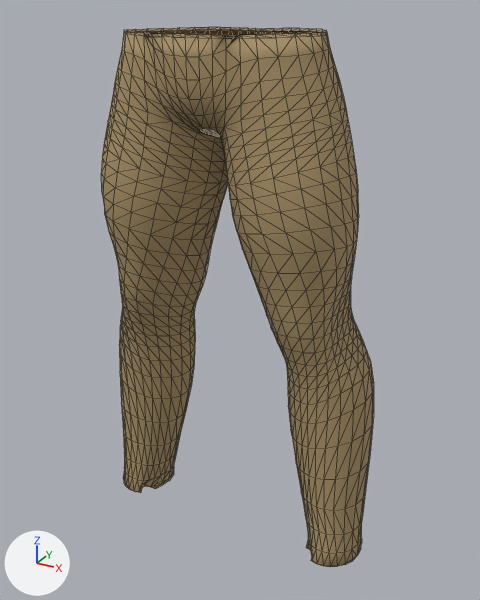
Before and after pictures for a commit that changed the glTF model client/public/assets/characters/prototype/parts/bottom_chinos_male.glb.
Rendered twice from a 50 mm lens placed at (0.515, -0.928, 1.016), pointed at (0.005, -0.002, 0.553). Lighting does not change. The marker at lower left points along +X, +Y and +Z. The first picture is the older version. Mesh edges are drawn as thin lines.

Objects in the first picture: 'AWD_W_bottom_chinos_l0'.
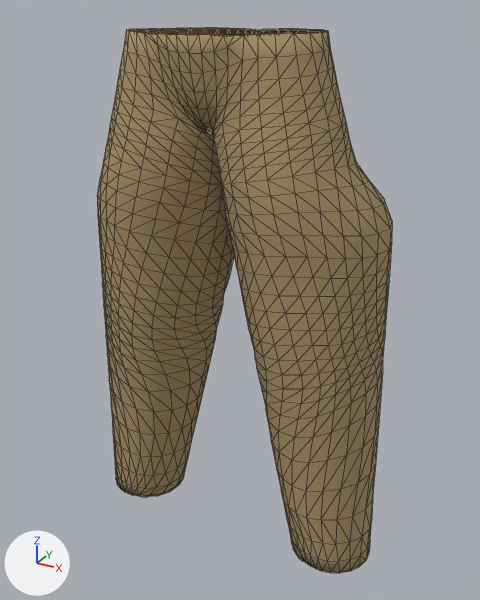
Changed parts and their boxes [x1, y1, x2, y2] in the pictures (480 x 600 px; the box of a moved part takes in the faces that stretch with it):
'AWD_W_bottom_chinos_l0', reshaped (8% wider): before [101, 27, 374, 567]; after [97, 28, 392, 573]
part 1 of me_awd_w_bottom_chinos_l0, moved or reshaped: before [126, 27, 345, 566]; after [129, 28, 353, 573]
part 2 of me_awd_w_bottom_chinos_l0, surface changed: before [101, 27, 374, 567]; after [97, 28, 392, 573]

The edits, one by one:
me_awd_w_bottom_chinos_l0 is used by ob_awd_w_bottom_chinos_l0; location (0.0, 0.0, 0.0).
me_awd_w_bottom_chinos_l0 had 1417 vertices, 2748 faces and spanned x -0.258..0.258, y -0.142..0.108, z 0.103..0.987.
me_awd_w_bottom_chinos_l0 now has 1417 vertices, 2748 faces and spans x -0.275..0.275, y -0.14..0.124, z 0.103..0.987.
me_awd_w_bottom_chinos_l0 part 1: 1417 of 1417 vertices moved; they spanned x -0.258..0.258, y -0.142..0.108, z 0.103..0.987 and now span x -0.275..0.275, y -0.14..0.124, z 0.103..0.987; mean shift (0.0, 0.002, -0.002).
me_awd_w_bottom_chinos_l0 part 2: 2502 kept faces spanning x -0.275..0.275, y -0.14..0.124, z 0.103..0.987 get new texture (UV) coordinates.
